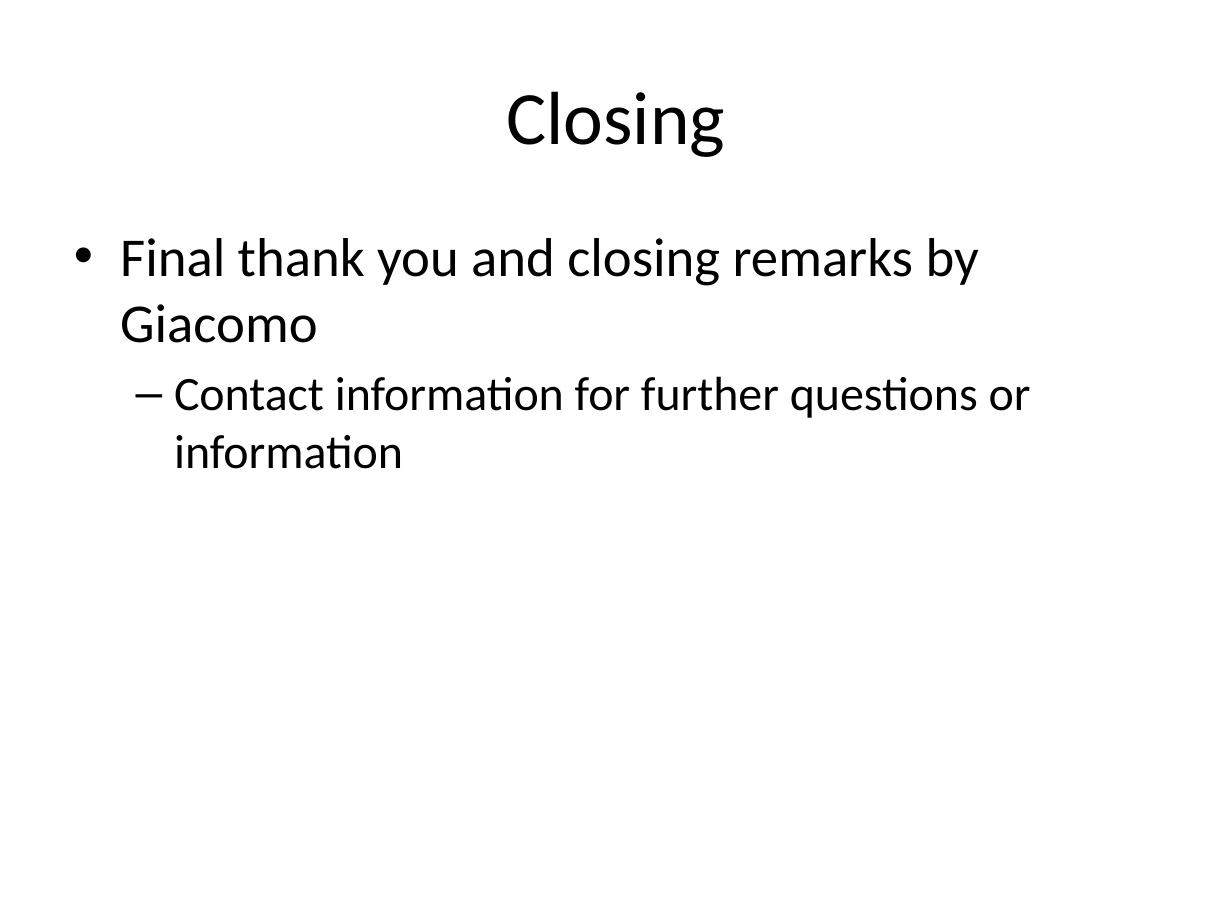
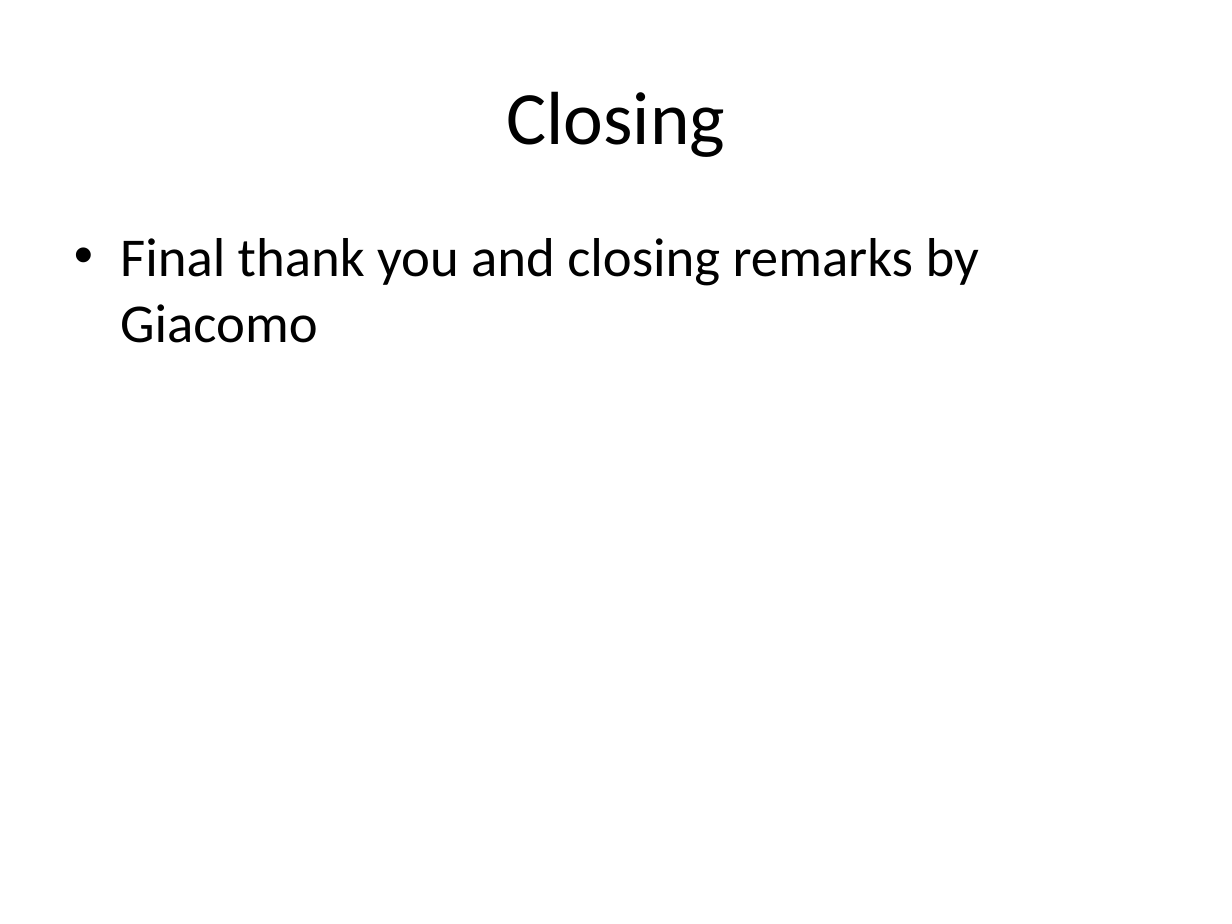
Before and after one commit to ruslanmv/PowerPoint-Slides-with-WatsonX, a slide deck: slide 12 of src/backend/presentation.pptx. Drawn at 1232x924 pixels with LibreOffice and Linux fonts; fonts in the diff are those of the drawing. Boxes give left, top, right and bottom in pixels: in the first picture for what was removed or moved away, otherwise in the second. Text is boxed around its words. In the diff, an @@ line names an element or a change of style, - is before the commit and + after.

```diff
--- a/src/backend/presentation.pptx
+++ b/src/backend/presentation.pptx
@@ text at bbox=[174, 376, 1031, 469]: paragraph removed @@
-  – Contact information for further questions or information
```
Also in this commit, not shown: 2 other files.
